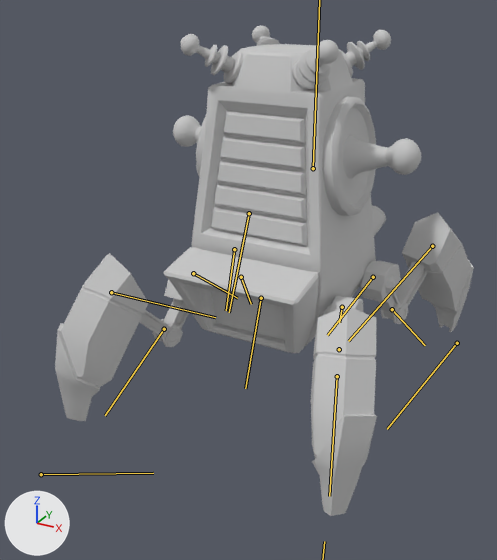
An edit to the FBX model resource/ani/캐릭터/MS04_EMP/MS04_Idle_001.FBX, drawn before and after from the same camera.
Before and after are seen from a 50 mm camera at (1.07, -2.22, 1.48) aimed at (-0.09, -0.12, 0.42). Every picture has the same lights, and +X, +Y and +Z are marked at lower left. The bones that bend it are drawn over the model as lines.

Objects in the first picture: 'EMP_Penal', 'EMP_model_light_Emission', 'EMP_modeling'.
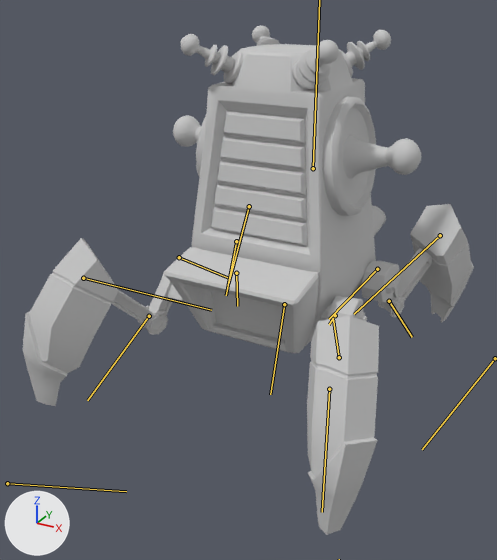
Commit message: EMP 애니메이션 수정

The newer file adds an action. The first version stands in its rest pose; the second is drawn at frame 1 of the action 'EMP_Machine5_Idle01'.

Location of each change, [x1, y1, x2, y2] in pixels of the pictures (497 x 560 px):
```json
{"object": "EMP_modeling", "change": "posed", "before": [55, 25, 474, 516], "after": [23, 25, 474, 535], "on screen": "8% wider"}
{"bone": "EMP_Leg01", "before": "(342, 307) to (339, 322)", "after": "(335, 315) to (329, 324)"}
{"bone": "Bone003", "before": "(337, 376) to (329, 496)", "after": "(329, 389) to (322, 512)"}
{"bone": "Bone004", "before": "(339, 349) to (340, 350)", "after": "(339, 357) to (333, 318)"}
{"bone": "EMP_Leg02", "before": "(193, 273) to (237, 298)", "after": "(179, 257) to (227, 277)"}
{"bone": "Bone007", "before": "(164, 329) to (105, 415)", "after": "(149, 316) to (87, 400)"}
{"bone": "Bone008", "before": "(111, 292) to (215, 317)", "after": "(83, 278) to (211, 310)"}
{"bone": "EMP_Leg04", "before": "(234, 249) to (226, 310)", "after": "(236, 241) to (226, 295)"}
{"bone": "Bone015", "before": "(241, 277) to (251, 304)", "after": "(236, 273) to (237, 306)"}
{"bone": "Bone017", "before": "(249, 213) to (229, 312)", "after": "(249, 206) to (228, 283)"}
{"bone": "EMP_Leg03", "before": "(373, 277) to (327, 335)", "after": "(377, 269) to (329, 319)"}
{"bone": "Bone012", "before": "(432, 246) to (348, 341)", "after": "(440, 235) to (354, 314)"}
```

Edits to the scene script, one JSON object a line:
```json
{"block": "bone_emp_leg01", "where": "bone_emp_leg01 = bpy.data.objects['EMP_ALL_Body'].pose.bones['EMP_Leg01']  # child of 'EMP_Body'"}
{"op": "set", "path": "bone_emp_leg01.location", "old": "(0.0, 0.0, 0.0)", "new": "(2.8, -5.7, -2.4)"}
{"op": "set", "path": "bone_emp_leg01.rotation_quaternion", "old": "(1.0, 0.0, 0.0, 0.0)", "new": "(0.999, -0.036, 0.018, 0.028)", "note": "degrees (0, 0, 0) -> degrees (-4, 2, 3)"}
{"block": "bone_bone003", "where": "bone_bone003 = bpy.data.objects['EMP_ALL_Body'].pose.bones['Bone003']  # child of 'EMP_Leg01'"}
{"op": "set", "path": "bone_bone003.rotation_quaternion", "old": "(1.0, 0.0, 0.0, 0.0)", "new": "(1.0, 0.0, 0.0, -0.027)", "note": "degrees (0, 0, 0) -> degrees (0, 0, -3)"}
{"block": "bone_bone004", "where": "bone_bone004 = bpy.data.objects['EMP_ALL_Body'].pose.bones['Bone004']  # child of 'Bone003'"}
{"op": "set", "path": "bone_bone004.location", "old": "(0.0, 0.0, 0.0)", "new": "(-1.2, -4.1, 0.0)"}
{"op": "set", "path": "bone_bone004.rotation_quaternion", "old": "(1.0, 0.0, 0.0, 0.0)", "new": "(0.996, -0.001, 0.001, 0.088)", "note": "degrees (0, 0, 0) -> degrees (0, 0, 10)"}
{"block": "bone_emp_leg02", "where": "bone_emp_leg02 = bpy.data.objects['EMP_ALL_Body'].pose.bones['EMP_Leg02']  # child of 'EMP_Body'"}
{"op": "set", "path": "bone_emp_leg02.location", "old": "(0.0, 0.0, 0.0)", "new": "(2.8, -5.8, -2.1)"}
{"op": "set", "path": "bone_emp_leg02.rotation_quaternion", "old": "(1.0, 0.0, 0.0, 0.0)", "new": "(0.999, -0.035, 0.025, 0.027)", "note": "degrees (0, 0, 0) -> degrees (-4, 3, 3)"}
{"block": "bone_bone007", "where": "bone_bone007 = bpy.data.objects['EMP_ALL_Body'].pose.bones['Bone007']  # child of 'EMP_Leg02'"}
{"op": "set", "path": "bone_bone007.rotation_quaternion", "old": "(1.0, 0.0, 0.0, 0.0)", "new": "(1.0, 0.0, 0.0, -0.028)", "note": "degrees (0, 0, 0) -> degrees (0, 0, -3)"}
{"block": "bone_bone008", "where": "bone_bone008 = bpy.data.objects['EMP_ALL_Body'].pose.bones['Bone008']  # child of 'Bone007'"}
{"op": "set", "path": "bone_bone008.location", "old": "(0.0, 0.0, 0.0)", "new": "(-1.2, -4.1, 0.0)"}
{"op": "set", "path": "bone_bone008.rotation_quaternion", "old": "(1.0, 0.0, 0.0, 0.0)", "new": "(0.996, -0.001, 0.001, 0.092)", "note": "degrees (0, 0, 0) -> degrees (0, 0, 11)"}
{"block": "bone_emp_leg04", "where": "bone_emp_leg04 = bpy.data.objects['EMP_ALL_Body'].pose.bones['EMP_Leg04']  # child of 'EMP_Body'"}
{"op": "set", "path": "bone_emp_leg04.location", "old": "(0.0, 0.0, 0.0)", "new": "(-0.8, -2.4, -0.5)"}
{"op": "set", "path": "bone_emp_leg04.rotation_quaternion", "old": "(1.0, 0.0, 0.0, 0.0)", "new": "(0.995, 0.016, -0.09, 0.041)", "note": "degrees (0, 0, 0) -> degrees (1, -10, 5)"}
{"block": "bone_bone015", "where": "bone_bone015 = bpy.data.objects['EMP_ALL_Body'].pose.bones['Bone015']  # child of 'EMP_Leg04'"}
{"op": "set", "path": "bone_bone015.rotation_quaternion", "old": "(1.0, 0.0, 0.0, 0.0)", "new": "(1.0, 0.0, 0.0, -0.008)", "note": "degrees (0, 0, 0) -> degrees (0, 0, -1)"}
{"block": "bone_bone017", "where": "bone_bone017 = bpy.data.objects['EMP_ALL_Body'].pose.bones['Bone017']  # child of 'Bone015'"}
{"op": "set", "path": "bone_bone017.location", "old": "(0.0, 0.0, 0.0)", "new": "(-1.1, -3.8, 0.0)"}
{"op": "set", "path": "bone_bone017.rotation_quaternion", "old": "(1.0, 0.0, 0.0, 0.0)", "new": "(1.0, 0.0, 0.0, 0.026)", "note": "degrees (0, 0, 0) -> degrees (0, 0, 3)"}
{"block": "bone_emp_leg03", "where": "bone_emp_leg03 = bpy.data.objects['EMP_ALL_Body'].pose.bones['EMP_Leg03']  # child of 'EMP_Body'"}
{"op": "set", "path": "bone_emp_leg03.location", "old": "(0.0, 0.0, 0.0)", "new": "(-0.8, -2.4, -0.7)"}
{"op": "set", "path": "bone_emp_leg03.rotation_quaternion", "old": "(1.0, 0.0, 0.0, 0.0)", "new": "(0.993, 0.019, -0.106, 0.04)", "note": "degrees (0, 0, 0) -> degrees (2, -12, 4)"}
{"block": "bone_bone012", "where": "bone_bone012 = bpy.data.objects['EMP_ALL_Body'].pose.bones['Bone012']  # child of 'Bone011'"}
{"op": "set", "path": "bone_bone012.location", "old": "(0.0, 0.0, 0.0)", "new": "(-1.1, -3.8, 0.0)"}
{"op": "set", "path": "bone_bone012.rotation_quaternion", "old": "(1.0, 0.0, 0.0, 0.0)", "new": "(1.0, 0.0, 0.0, 0.011)", "note": "degrees (0, 0, 0) -> degrees (0, 0, 1)"}
```
